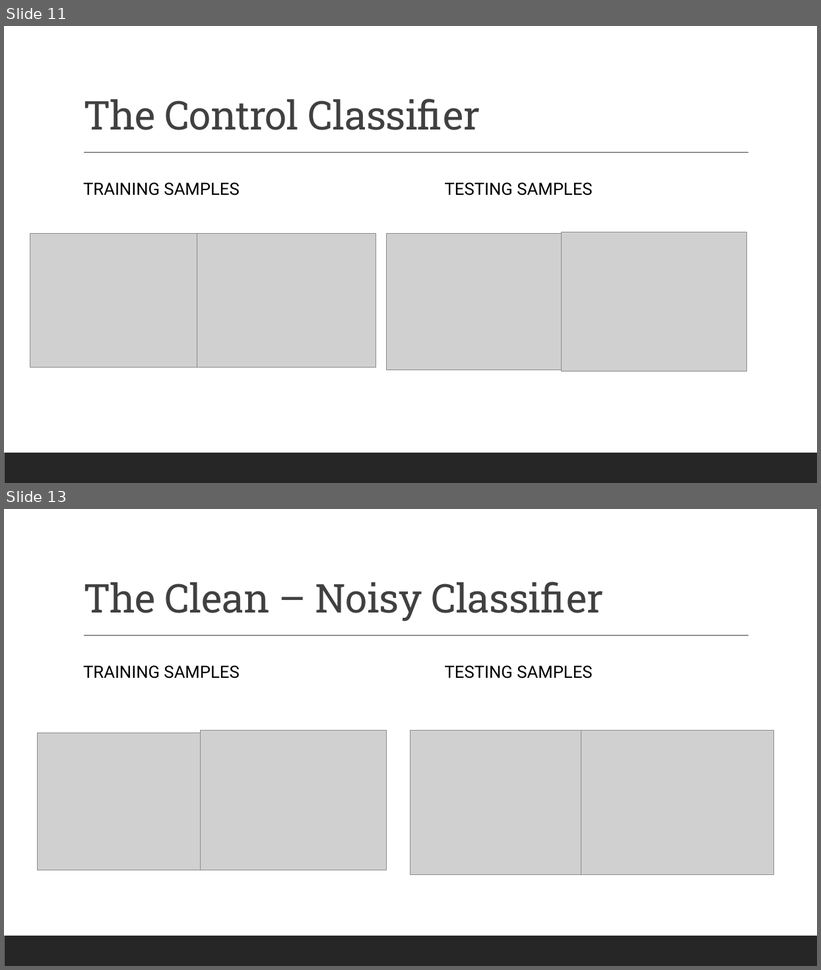
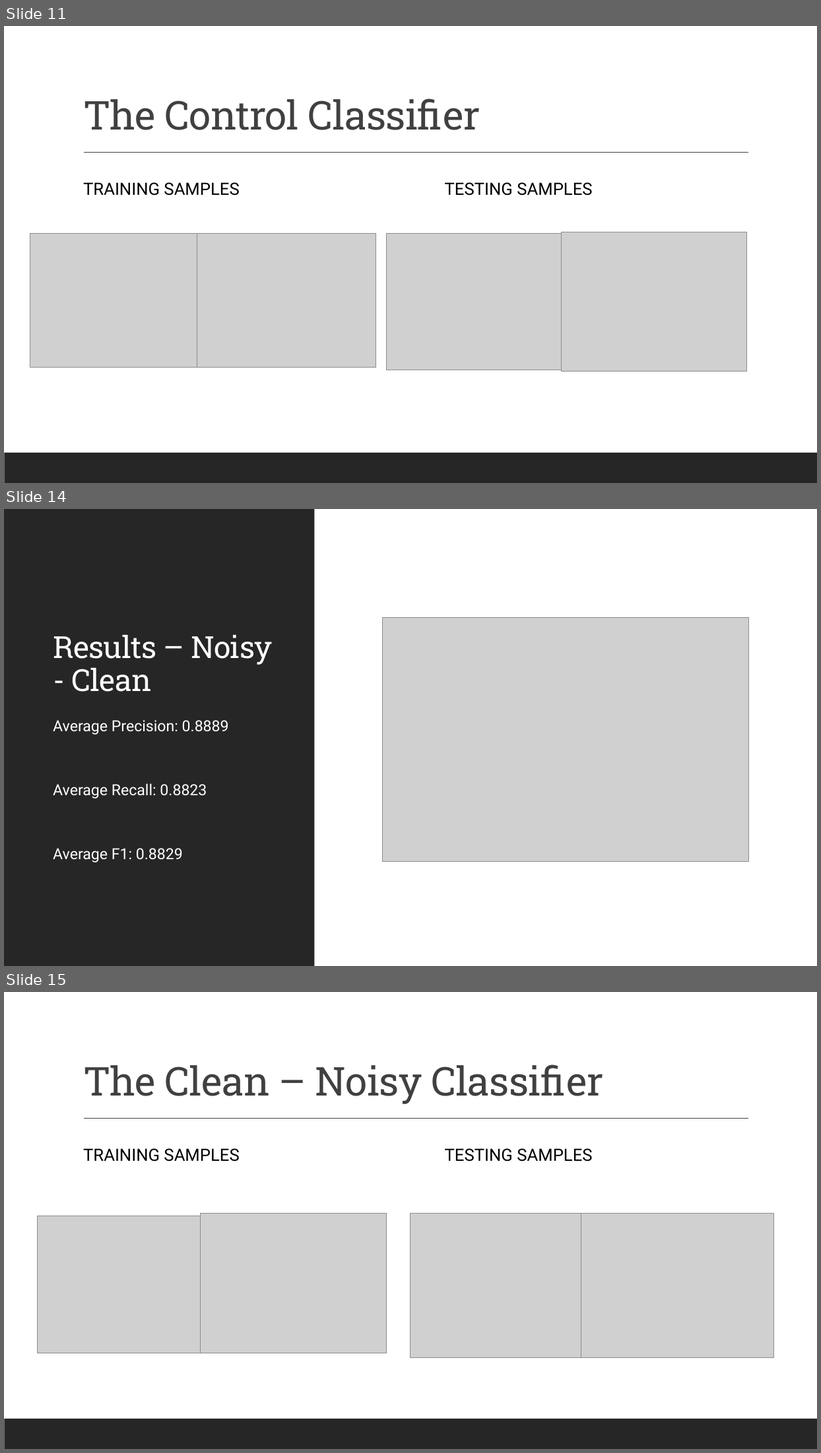
Before and after one commit to landonbuell/Convolutional-Neural-Networks, a slide deck: Presentations/14_02_2020/Evaluating Benchmarks for SGD Classifier.pptx. Shown one above the other, each under a label of ours: slides 11 and 13 before the commit, slides 11, 14 and 15 after it; the slides between them are not shown. The pictures are 821x970 and 821x1453 pixels, drawn with LibreOffice and Linux fonts; fonts in the diff are those of the drawing; grey boxes stand for pictures. Boxes give left, top, right and bottom in pixels: in the first picture for what was removed or moved away, otherwise in the second. Text is boxed around its words. In the diff, an @@ line names an element or a change of style, - is before the commit and + after.

Commit message:
14 Feb 2020
- Final Corrections to presentation
- Added confusion matricies images
- Finished program to read output of metrics program

```diff
--- a/Presentations/14_02_2020/Evaluating Benchmarks for SGD Classifier.pptx
+++ b/Presentations/14_02_2020/Evaluating Benchmarks for SGD Classifier.pptx
@@ slide 14 added at <box>4,509,817,966</box>, background #FFFFFF @@
@@ rectangle added at <box>4,509,314,966</box>, fill #262626 @@
@@ picture added at <box>383,618,748,861</box> @@
@@ title added at <box>53,634,272,692</box>, 36 pt, text #FFFFFF @@
+Results – Noisy - Clean
@@ text added at <box>53,720,229,863</box>, 18 pt, text #FFFFFF @@
+Average Precision: 0.8889
+Average Recall: 0.8823
+Average F1: 0.8829
@@ what was slide 13 is now slide 15 @@
```
Also in this commit, not shown: 3 slides changed, 4 other slides added, 6 other files.
